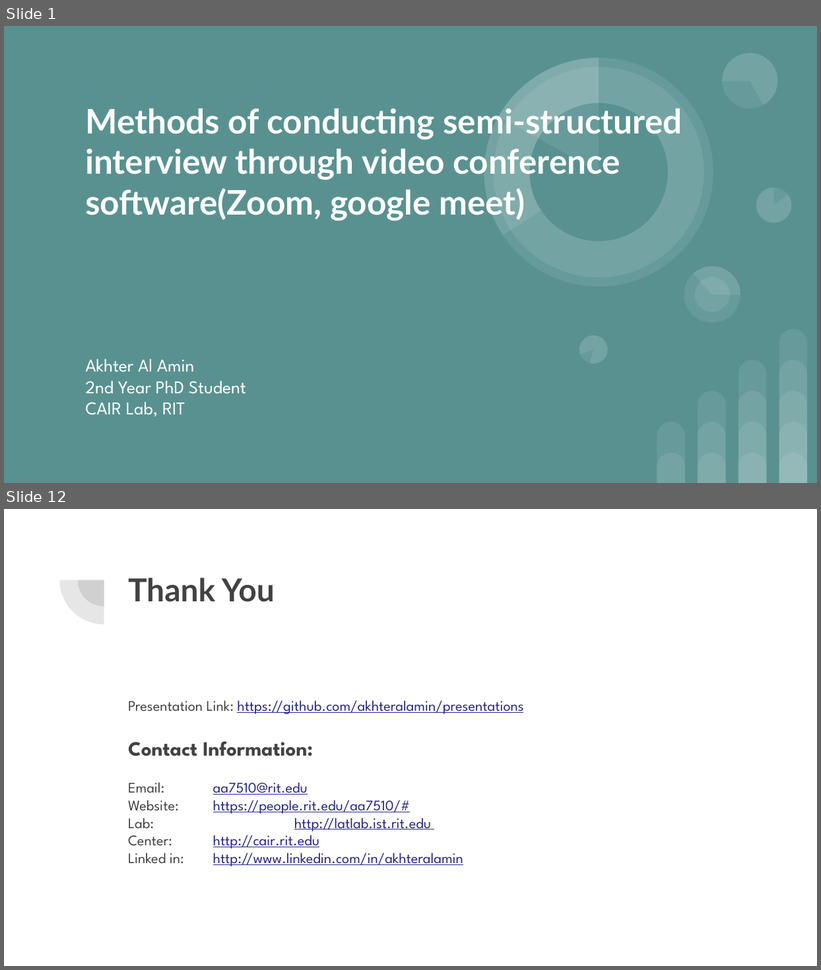
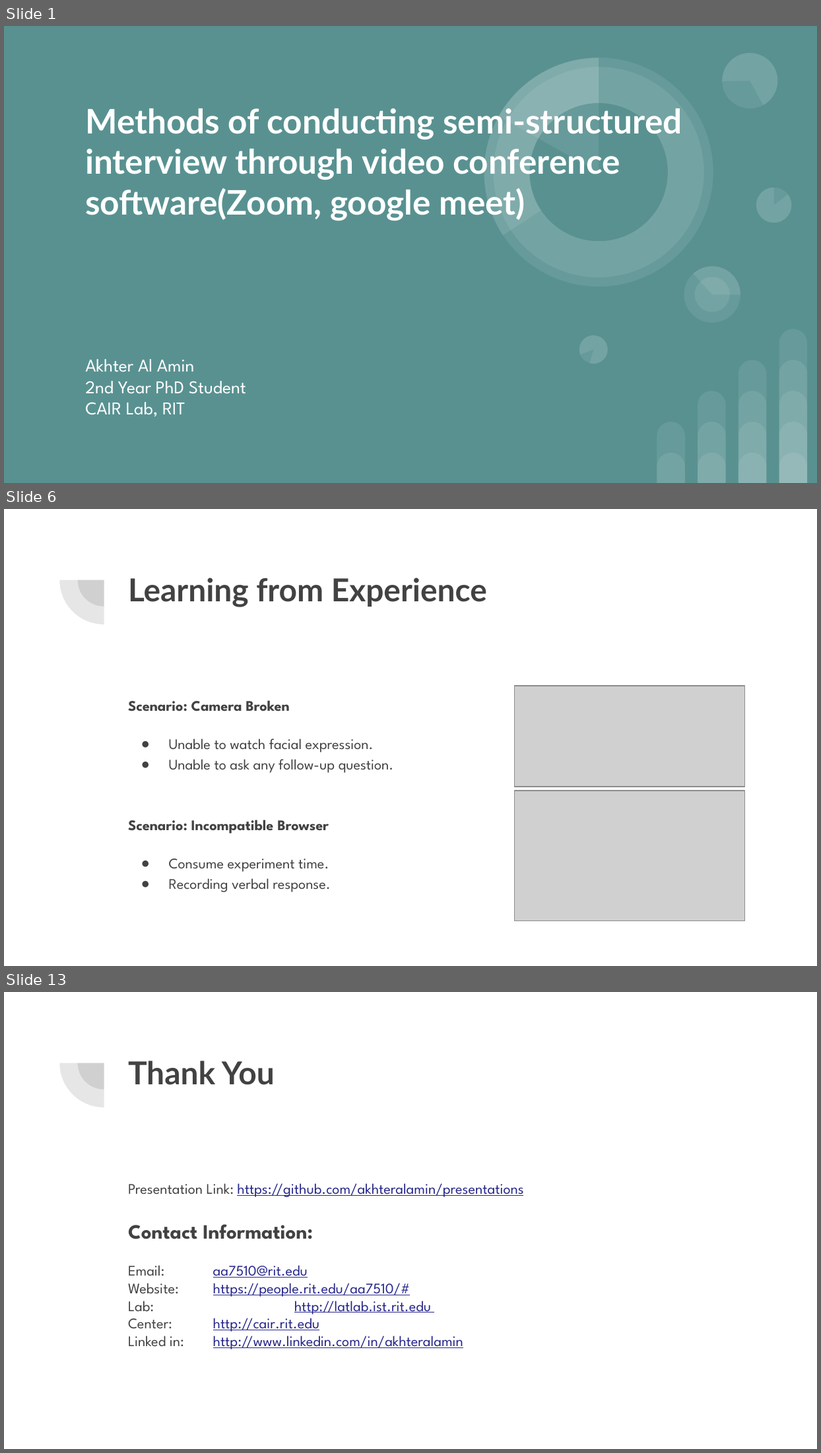
Before and after one commit to akhteralamin/presentations, a slide deck: Remote Semi Interview Methods.pptx. Shown one above the other, each under a label of ours: slides 1 and 12 before the commit, slides 1, 6 and 13 after it; the slides between them are not shown. The pictures are 821x970 and 821x1453 pixels, drawn with LibreOffice and Linux fonts; fonts in the diff are those of the drawing; grey boxes stand for pictures. Boxes give left, top, right and bottom in pixels: in the first picture for what was removed or moved away, otherwise in the second. Text is boxed around its words. In the diff, an @@ line names an element or a change of style, - is before the commit and + after.

```diff
--- a/Remote Semi Interview Methods.pptx
+++ b/Remote Semi Interview Methods.pptx
@@ slide 6 added at bbox=[4, 509, 817, 966], background #FFFFFF; not listed: 2 template elements that a slide beside it also shows @@
@@ title added at bbox=[128, 578, 487, 607], 28 pt, text #424242, bold @@
+Learning from Experience
@@ picture added at bbox=[515, 687, 746, 787] @@
@@ text added at bbox=[128, 700, 394, 773], 13 pt, text #424242 @@
+Scenario: Camera Broken
+● Unable to watch facial expression.
+● Unable to ask any follow-up question.
@@ picture added at bbox=[515, 791, 746, 921] @@
@@ text added at bbox=[128, 820, 330, 892], 13 pt, text #424242 @@
+Scenario: Incompatible Browser
+● Consume experiment time.
+● Recording verbal response.
@@ what was slide 12 is now slide 13 @@
```
Also in this commit, not shown: 4 slides changed, 6 other slides added, 6 slides removed, 1 other file.
